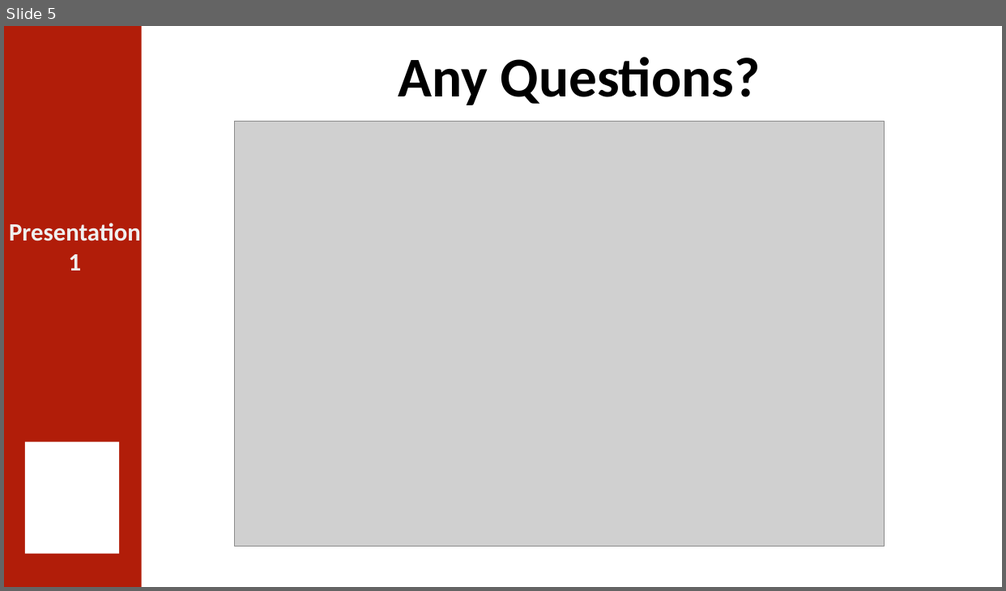
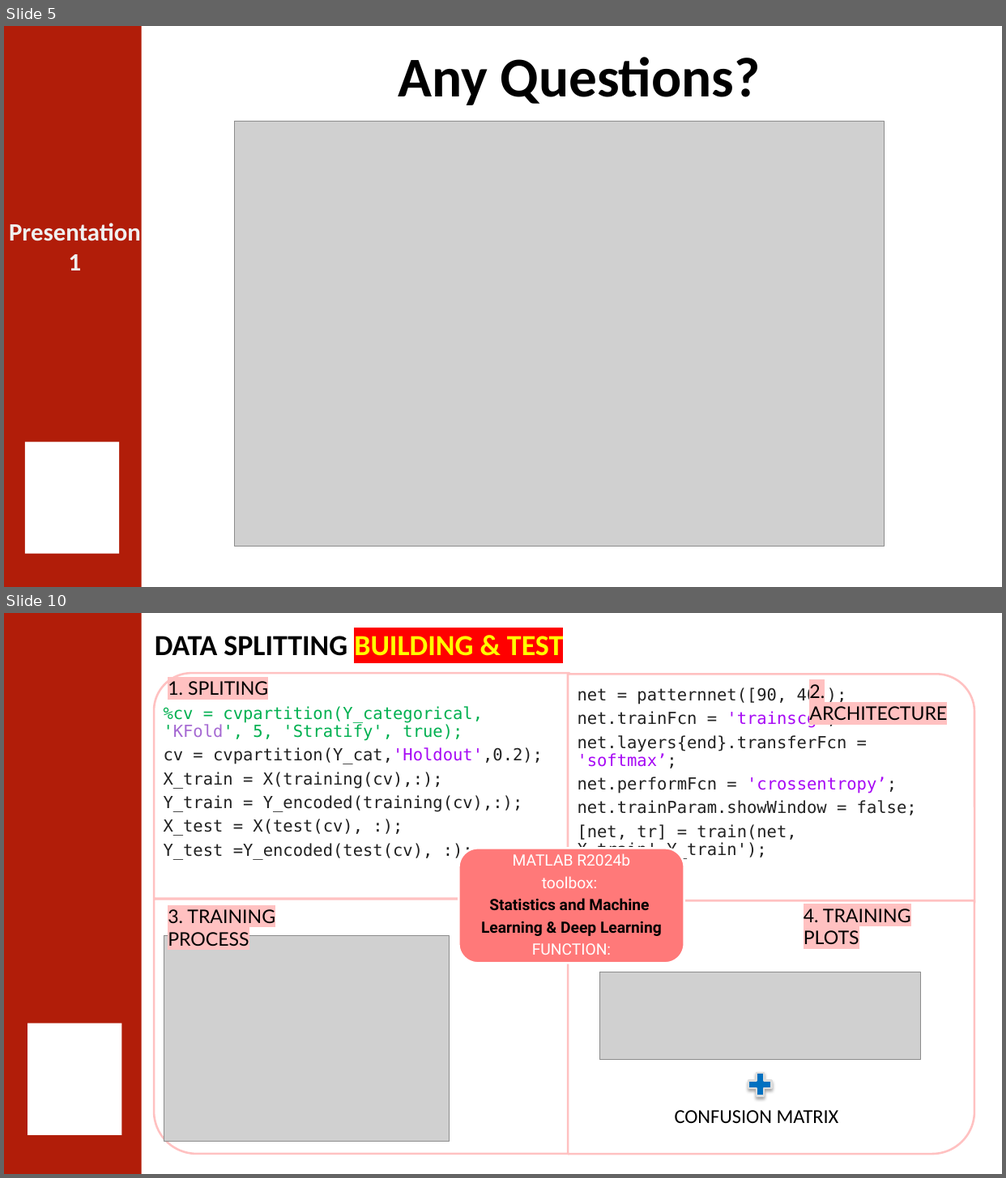
Before and after one commit to 0ZGAnetwork/WineQualityProject, a slide deck: Wine quality classification using Artificial Neural Network.pptx. Shown one above the other, each under a label of ours: slide 5 before the commit, slides 5 and 10 after it; the slides between them are not shown. The pictures are 1006x591 and 1006x1178 pixels, drawn with LibreOffice and Linux fonts; fonts in the diff are those of the drawing; grey boxes stand for pictures; background and template pictures are left out. Boxes give left, top, right and bottom in pixels: in the first picture for what was removed or moved away, otherwise in the second. Text is boxed around its words. In the diff, an @@ line names an element or a change of style, - is before the commit and + after.

Commit message:
update PC-LAP: added python files for database operations, created new program for 5 classes in Matlab- added % of samples in classes

```diff
--- a/Wine quality classification using Artificial Neural Network.pptx
+++ b/Wine quality classification using Artificial Neural Network.pptx
@@ slide 10 added at [4, 613, 1002, 1174], background #FFFFFF; not listed: 1 template element that a slide beside it also shows @@
@@ text added at [155, 636, 563, 656], 28 pt, text #000000, bold @@
+DATA SPLITTING BUILDING & TEST
@@ text added at [168, 681, 268, 695], 18 pt, text #000000 @@
+1. SPLITING
@@ text added at [809, 684, 947, 721], 18 pt, text #000000 @@
+2. ARCHITECTURE
@@ group added at [154, 672, 975, 1154]: 4 round rects, 3 texts, 1 rounded rectangle @@
+%cv = cvpartition(Y_categorical, 'KFold', 5, 'Stratify', true);
+cv = cvpartition(Y_cat,'Holdout',0.2);
+X_train = X(training(cv),:);
+Y_train = Y_encoded(training(cv),:);
+X_test = X(test(cv), :);
+Y_test =Y_encoded(test(cv), :);
+net = patternnet([90, 40]);
+net.trainFcn = 'trainscg’;
+net.layers{end}.transferFcn = 'softmax’;
+net.performFcn = 'crossentropy’;
+net.trainParam.showWindow = false;
+[net, tr] = train(net, X_train',Y_train');
+MATLAB R2024b
+toolbox:
+Statistics and Machine
+Learning & Deep Learning
+FUNCTION:
@@ text added at [168, 909, 275, 947], 18 pt, text #000000 @@
+3. TRAINING PROCESS
@@ text added at [803, 909, 911, 944], 18 pt, text #000000 @@
+4. TRAINING PLOTS
@@ picture added at [164, 936, 450, 1142] @@
@@ picture added at [600, 973, 921, 1059] @@
@@ rectangle added at [28, 1023, 122, 1135], fill #FFFFFF @@
@@ plus sign added at [744, 1069, 776, 1101], fill #0070C0, outline #DDDDDD 2 pt @@
@@ text added at [675, 1110, 839, 1123], 19 pt, text #000000 @@
+CONFUSION MATRIX
```
Also in this commit, not shown: 5 slides changed, 2 slides removed, 13 other files.
